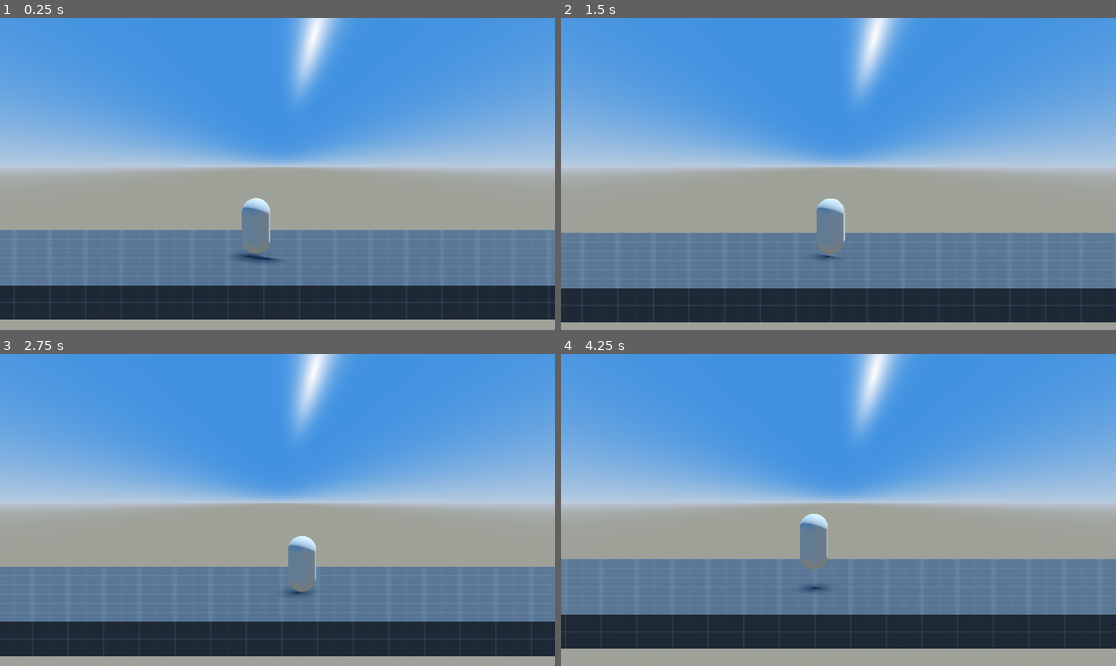
Above: before the commit, frames 1-4 (two rows, left to right).
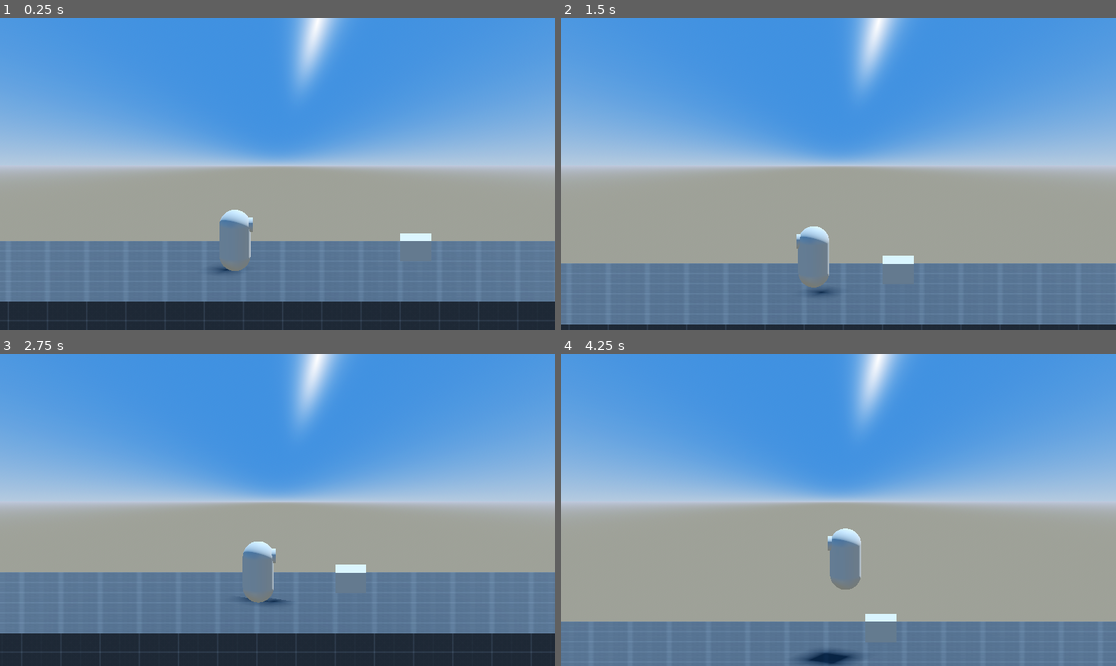
Above: after the commit, the same moments.

Repository: Studio-DIGS/project-monkey-bite
Game: Godot game, scene res://scenes/world.tscn
Same seed, same stepped clock (60 frames per second), same inputs: the game is played once before the commit and once after it. The project has no main scene, so this scene is started directly.
Inputs:
- Up to frame 1 (0.25 s): no input
- Up to frame 2 (1.5 s): hold D (right) 0.53-1.28 s; tap Space (jump) at 0.6, 0.77, 1.07, 1.35 s; hold A (left) from 1.28 s (still down)
- Up to frame 3 (2.75 s): tap Space (jump) at 1.52, 1.82, 2.1 s; release A (left) at 2.03 s; hold D (right) from 2.03 s (still down)
- Up to frame 4 (4.25 s): tap Space (jump) at 2.85, 3.02, 3.32, 3.6, 3.77, 4.07 s; release D (right) at 3.53 s; hold A (left) from 3.53 s (still down)

The runs differ from the first frame. In frame 1, 13% of the frame differs, in the area x 0-100%, y 6-100%; in frame 2, 24%; in frame 3, 10%; in frame 4, 35%.

Commit message:
dual forward focus cam

Diff:
--- a/scenes/camera_follow.tscn
+++ /dev/null
@@ -1,7 +0,0 @@
-[gd_scene load_steps=2 format=3 uid="uid://e15v5oxp4iqq"]
-
-[ext_resource type="Script" path="res://scripts/CameraFollow.gd" id="1_3hx0d"]
-
-[node name="CameraFollow" type="Camera3D"]
-current = true
-script = ExtResource("1_3hx0d")
--- /dev/null
+++ b/scenes/follow_cam.tscn
@@ -0,0 +1,14 @@
+[gd_scene load_steps=3 format=3 uid="uid://4vymcd4lcm3x"]
+
+[ext_resource type="Script" path="res://scripts/follow_cam.gd" id="1_s8rui"]
+[ext_resource type="Script" path="res://scripts/look_ahead_cam.gd" id="2_ghoye"]
+
+[node name="FollowCam" type="Node3D"]
+transform = Transform3D(1, 0, 0, 0, 0.965926, 0.258819, 0, -0.258819, 0.965926, 0, 0, 0)
+script = ExtResource("1_s8rui")
+
+[node name="LookAheadCam" type="Camera3D" parent="."]
+transform = Transform3D(1, 0, 0, 0, 1, 0, 0, 0, 1, 0, 0, 0)
+projection = 1
+size = 5.92179
+script = ExtResource("2_ghoye")
--- a/scenes/player.tscn
+++ b/scenes/player.tscn
@@ -1,20 +1,50 @@
-[gd_scene load_steps=4 format=3 uid="uid://ceg0a8jxwnfae"]
+[gd_scene load_steps=7 format=3 uid="uid://ceg0a8jxwnfae"]
 
 [ext_resource type="Script" path="res://scripts/player.gd" id="1_7knqw"]
+[ext_resource type="Script" path="res://scripts/body.gd" id="2_ioxg0"]
 
 [sub_resource type="CapsuleShape3D" id="CapsuleShape3D_48kjw"]
 
 [sub_resource type="CapsuleMesh" id="CapsuleMesh_5owbq"]
 
-[node name="player" type="CharacterBody3D"]
+[sub_resource type="CylinderMesh" id="CylinderMesh_pliqs"]
+
+[sub_resource type="GDScript" id="GDScript_wt685"]
+script/source = "extends Node3D
+
+@onready var target_position = position
+
+# Called when the node enters the scene tree for the first time.
+func _ready():
+	pass
+
+
+# Called every frame. 'delta' is the elapsed time since the previous frame.
+func _process(delta):
+	pass
+"
+
+[node name="Player" type="CharacterBody3D"]
 script = ExtResource("1_7knqw")
+ACCEL = 45.0
+JUMP_HEIGHT = 6.0
 
 [node name="CollisionShape3D" type="CollisionShape3D" parent="."]
 shape = SubResource("CapsuleShape3D_48kjw")
 
-[node name="MeshInstance3D" type="MeshInstance3D" parent="."]
+[node name="Body" type="Node3D" parent="."]
+script = ExtResource("2_ioxg0")
+
+[node name="MeshInstance3D" type="MeshInstance3D" parent="Body"]
 mesh = SubResource("CapsuleMesh_5owbq")
+skeleton = NodePath("../..")
 
-[node name="Camera3D" type="Camera3D" parent="."]
-transform = Transform3D(1, 0, 0, 0, 0.972166, 0.234294, 0, -0.234294, 0.972166, 0, 1.48157, 4.64588)
-visible = false
+[node name="MeshInstance3D2" type="MeshInstance3D" parent="Body"]
+transform = Transform3D(0.464203, 0, 0, 0, -6.59784e-09, 0.464203, 0, -0.150941, -2.02909e-08, 0, 0.522088, -0.412022)
+mesh = SubResource("CylinderMesh_pliqs")
+
+[node name="LookAhead" type="Node3D" parent="Body"]
+transform = Transform3D(1, 0, 0, 0, 1, 0, 0, 0, 1, 0, 0, -3.57666)
+script = SubResource("GDScript_wt685")
+
+[connection signal="turn_around" from="." to="Body" method="_on_player_turn_around"]
--- a/scenes/world.tscn
+++ b/scenes/world.tscn
@@ -2,7 +2,7 @@
 
 [ext_resource type="Texture2D" uid="uid://c8arnlq67qi7" path="res://assets/grids/Dark/texture_05.png" id="1_tv0vc"]
 [ext_resource type="PackedScene" uid="uid://ceg0a8jxwnfae" path="res://scenes/player.tscn" id="2_yuvdp"]
-[ext_resource type="PackedScene" uid="uid://e15v5oxp4iqq" path="res://scenes/camera_follow.tscn" id="3_nehu3"]
+[ext_resource type="PackedScene" uid="uid://4vymcd4lcm3x" path="res://scenes/follow_cam.tscn" id="3_h2r7l"]
 
 [sub_resource type="ProceduralSkyMaterial" id="ProceduralSkyMaterial_5en72"]
 sky_top_color = Color(0.211765, 0.443137, 0.780392, 1)
@@ -39,12 +39,26 @@
 use_collision = true
 size = Vector3(500, 1, 6)
 
-[node name="player" parent="." instance=ExtResource("2_yuvdp")]
-transform = Transform3D(1, 0, 0, 0, 1, 0, 0, 0, 1, -2.78614, 1.41166, -0.0926752)
+[node name="CSGBox3D2" type="CSGBox3D" parent="."]
+transform = Transform3D(-4.37114e-08, 0, -1, 0, 1, 0, 1, 0, -4.37114e-08, 3.01343, 0.130621, -1.71747)
 
-[node name="CameraFollow" parent="." node_paths=PackedStringArray("target") instance=ExtResource("3_nehu3")]
-transform = Transform3D(1, 0, 0, 0, 0.965926, 0.258819, 0, -0.258819, 0.965926, 0, 0, 0)
-projection = 1
-size = 11.0
-target = NodePath("../player")
-offset = Vector3(0, 4.17, 10)
+[node name="Player" parent="." instance=ExtResource("2_yuvdp")]
+transform = Transform3D(-4.37114e-08, 0, -1, 0, 1, 0, 1, 0, -4.37114e-08, -2.78614, 1.41166, -0.0926752)
+ACCEL = 6.565
+JUMP_HEIGHT = 8.895
+
+[node name="FollowCam" parent="." node_paths=PackedStringArray("target") instance=ExtResource("3_h2r7l")]
+target = NodePath("../Player")
+camera_speed = 6.0
+vertical_offset = 3.0
+
+[node name="LookAheadCam" parent="FollowCam" index="0"]
+size = 10.006
+near = 0.001
+camera_speed = 1.5
+look_ahead_distance = 2.5
+
+[connection signal="turn_around" from="Player" to="FollowCam/LookAheadCam" method="_on_player_turn_around"]
+
+[editable path="Player"]
+[editable path="FollowCam"]
--- /dev/null
+++ b/scripts/body.gd
@@ -0,0 +1,17 @@
+extends Node3D
+
+
+# Called when the node enters the scene tree for the first time.
+func _ready():
+	pass # Replace with function body.
+
+
+# Called every frame. 'delta' is the elapsed time since the previous frame.
+func _process(delta):
+	pass
+
+
+
+
+func _on_player_turn_around():
+	rotate_y(deg_to_rad(180))
--- /dev/null
+++ b/scripts/camera_follow.gd
@@ -0,0 +1,33 @@
+extends Camera3D
+
+# Camera settings
+@export var target: Node3D
+@export var camera_speed = 5.0
+@export var catchup_speed = 2.5
+@export var catchup_sens = 5.0
+@export var vertical_offset = 4.0
+@export var lerp_speed: float = 0.1
+
+var speed = camera_speed
+
+func _ready():
+	# Ensure the camera starts at a reasonable initial position
+	self.transform.origin = Vector3(0, 5, 5)  # Adjust the initial camera position
+
+func _physics_process(delta):
+	if target != null:
+		# Get the target position (taking into account distance camera should be above the target)
+		var target_position = target.global_position + Vector3(0, vertical_offset, 0)
+
+		# Calculate the camera's position using linear interpolation (lerp) for smooth movement
+		var new_position = self.global_position.lerp(target_position, camera_speed * delta)
+
+		# Set the camera's position to the new calculated position
+		self.global_position = new_position
+
+	else:
+		print("Target reference not set. Set it in the inspector.")
+
+
+func _on_player_turn_around():
+	camera_speed
--- a/scripts/CameraFollow.gd
+++ b/scripts/follow_cam.gd
@@ -1,10 +1,10 @@
-extends Camera3D
+extends Node3D
 
 # Camera settings
 @export var target: Node3D
-@export var camera_speed = 5.0  # Adjust this value to control the camera's follow speed
-@export var offset: Vector3 = Vector3(0, 0, 10)
-@export var lerp_speed: float = 0.1
+@export var camera_speed = 5.0
+@export var vertical_offset = 4.0
+@export var camera_arm = 4.0
 
 func _ready():
 	# Ensure the camera starts at a reasonable initial position
@@ -12,13 +12,14 @@
 
 func _physics_process(delta):
 	if target != null:
-		# Get the target position (taking into account distance camera should be away in z)
-		var target_position = target.global_position + offset
+		# Get the target position (taking into account distance camera should be above the target)
+		var target_position = target.global_position + Vector3(0, vertical_offset, camera_arm)
 
 		# Calculate the camera's position using linear interpolation (lerp) for smooth movement
 		var new_position = self.global_position.lerp(target_position, camera_speed * delta)
 
 		# Set the camera's position to the new calculated position
-		self.position = new_position
+		self.global_position = new_position
+
 	else:
 		print("Target reference not set. Set it in the inspector.")
--- /dev/null
+++ b/scripts/look_ahead_cam.gd
@@ -0,0 +1,23 @@
+extends Camera3D
+
+# Camera settings
+@export var camera_speed = 2.5
+@export var look_ahead_distance = 4.0
+@export var orientation = 1
+
+func _ready():
+	pass
+
+func _physics_process(delta):
+	# Get the target position (taking into account distance camera should be above the target)
+	var target_position = Vector3(look_ahead_distance, 0, 0) * orientation
+
+	# Calculate the camera's position using linear interpolation (lerp) for smooth movement
+	var new_position = self.position.lerp(target_position, camera_speed * delta)
+
+	# Set the camera's position to the new calculated position
+	self.position = new_position
+
+
+func _on_player_turn_around():
+	orientation *= -1
--- a/scripts/player.gd
+++ b/scripts/player.gd
@@ -1,12 +1,17 @@
 extends CharacterBody3D
 
 
-const SPEED = 5.0
-const JUMP_VELOCITY = 4.5
+@export var SPEED = 5
+@export var ACCEL = 15.0
+@export var JUMP_HEIGHT = 4.5
 
 # Get the gravity from the project settings to be synced with RigidBody nodes.
-var gravity = ProjectSettings.get_setting("physics/3d/default_gravity")
+#var gravity = ProjectSettings.get_setting("physics/3d/default_gravity")
+var gravity = 20
 
+# direction player is facing (1 is forward, -1 is backwards)
+var orientation = 1
+signal turn_around
 
 func _physics_process(delta):
 	# Add the gravity.
@@ -15,15 +20,22 @@
 
 	# Handle Jump.
 	if Input.is_action_just_pressed("jump") and is_on_floor():
-		velocity.y = JUMP_VELOCITY
+		velocity.y = JUMP_HEIGHT
 
 	# Get the input direction and handle the movement/deceleration.
-	# As good practice, you should replace UI actions with custom gameplay actions.
-	var input_dir = Input.get_axis("left", "right")
-	var direction = (transform.basis * Vector3(input_dir, 0, 0)).normalized()
-	if direction:
-		velocity.x = direction.x * SPEED
-	else:
-		velocity.x = move_toward(velocity.x, 0, SPEED)
+	var hori_input = Input.get_axis("left", "right")
 
+	# stores current orientation
+	var new_orientation = orientation
+	if hori_input > 0:
+		new_orientation = 1
+	elif hori_input < 0:
+		new_orientation = -1
+
+	# Turn player around
+	if new_orientation != orientation:
+		orientation = new_orientation
+		emit_signal("turn_around")
+
+	velocity.x = lerp(velocity.x, hori_input * SPEED, delta * ACCEL)
 	move_and_slide()
